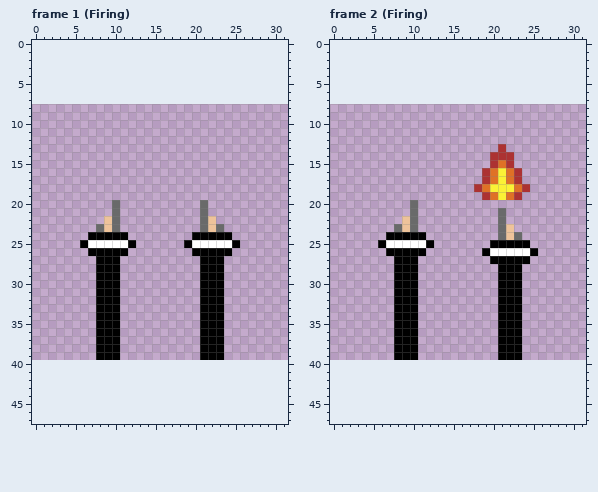
Edited in one commit: pixel-art file (images/gg_arms.ase). Above is the file before it was changed.
32x32 pixels, 5 frames. Shown: frame 1 (Firing), frame 2 (Firing). The old version is drawn lined up with the new one, on the new canvas. The commit also changed other frames, which this record leaves out.
After the commit:
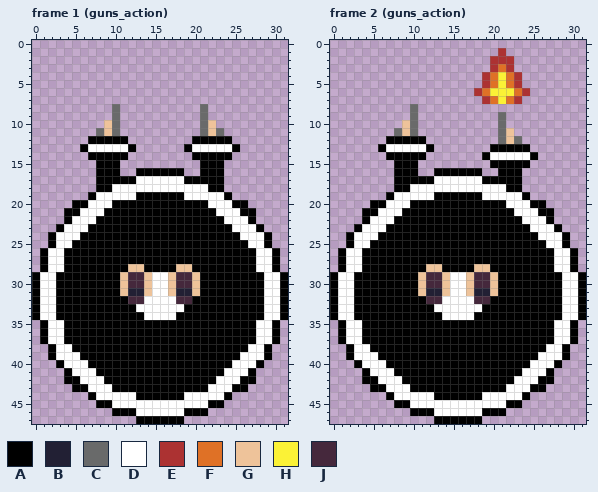
Palette (. is transparent): A #000000  B #222034  C #696a6a  D #ffffff  E #ac3232  F #df7126  G #eec39a  H #fbf236  J #45283c
The edit:
canvas 32x32 -> 32x48, the old top-left corner now at 0,8
--- frame 1 (guns_action)
@@ x 0..31 @@
  7 ................................
- 8 ................................
- 9 ................................
-10 ................................
-11 ................................
-12 ................................
-13 ................................
-14 ................................
-15 ................................
-16 ................................
-17 ................................
-18 ................................
-19 ................................
-20 ..........C..........C..........
-21 ..........C..........C..........
-22 .........GC..........CG.........
-23 ........CGC..........CGC........
-24 .......AAAAA........AAAAA.......
-25 ......ADDDDDA......ADDDDDA......
-26 .......AAAAA........AAAAA.......
-27 ........AAA..........AAA........
-28 ........AAA..........AAA........
-29 ........AAA..........AAA........
-30 ........AAA..........AAA........
-31 ........AAA..........AAA........
-32 ........AAA..........AAA........
-33 ........AAA..........AAA........
-34 ........AAA..........AAA........
-35 ........AAA..........AAA........
-36 ........AAA..........AAA........
-37 ........AAA..........AAA........
-38 ........AAA..........AAA........
-39 ........AAA..........AAA........
-40 ................................
-41 ................................
-42 ................................
-43 ................................
-44 ................................
-45 ................................
-46 ................................
-47 ................................
+ 8 ..........C..........C..........
+ 9 ..........C..........C..........
+10 .........GC..........CG.........
+11 ........CGC..........CGC........
+12 .......AAAAA........AAAAA.......
+13 ......ADDDDDA......ADDDDDA......
+14 .......AAAAA........AAAAA.......
+15 ........AAA..........AAA........
+16 ........AAA..AAAAAA..AAA........
+17 ........AAAAADDDDDDAAAAA........
+18 ........AADDDDDDDDDDDDAA........
+19 .......ADDDDDAAAAAADDDDDA.......
+20 .....AADDDAAAAAAAAAAAADDDAA.....
+21 ....AADDDAAAAAAAAAAAAAADDDAA....
+22 ....ADDDAAAAAAAAAAAAAAAADDDA....
+23 ...ADDDAAAAAAAAAAAAAAAAAADDDA...
+24 ..ADDDAAAAAAAAAAAAAAAAAAAADDDA..
+25 ..ADDAAAAAAAAAAAAAAAAAAAAAADDA..
+26 .ADDAAAAAAAAAAAAAAAAAAAAAAAADDA.
+27 .ADDAAAAAAAAAAAAAAAAAAAAAAAADDA.
+28 .ADDAAAAAAAAGGAAAAGGAAAAAAAADDA.
+29 ADDAAAAAAAAGJJGDDGJJGAAAAAAAADDA
+30 ADDAAAAAAAAGJJGDDGJJGAAAAAAAADDA
+31 ADDAAAAAAAAGBBGDDGBBGAAAAAAAADDA
+32 ADDAAAAAAAAAJJDDDDJJAAAAAAAAADDA
+33 ADDAAAAAAAAAADDDDDDAAAAAAAAAADDA
+34 ADDAAAAAAAAAAADDDDAAAAAAAAAAADDA
+35 .ADDAAAAAAAAAAAAAAAAAAAAAAAADDA.
+36 .ADDAAAAAAAAAAAAAAAAAAAAAAAADDA.
+37 .ADDAAAAAAAAAAAAAAAAAAAAAAAADDA.
+38 ..ADDAAAAAAAAAAAAAAAAAAAAAADDA..
+39 ..ADDDAAAAAAAAAAAAAAAAAAAADDDA..
+40 ...ADDDAAAAAAAAAAAAAAAAAADDDA...
+41 ....ADDDAAAAAAAAAAAAAAAADDDA....
+42 ....AADDDAAAAAAAAAAAAAADDDAA....
+43 .....AADDDAAAAAAAAAAAADDDAA.....
+44 .......ADDDDDAAAAAADDDDDA.......
+45 ........AADDDDDDDDDDDDAA........
+46 ..........AAADDDDDDAAA..........
+47 .............AAAAAA.............
--- frame 2 (guns_action)
@@ x 0..31 @@
  0 ................................
- 1 ................................
- 2 ................................
- 3 ................................
- 4 ................................
- 5 ................................
- 6 ................................
- 7 ................................
- 8 ................................
- 9 ................................
-10 ................................
-11 ................................
-12 ................................
-13 .....................E..........
-14 ....................EEE.........
-15 ....................EFE.........
-16 ...................EFHFE........
-17 ...................EFHFE........
-18 ..................EFHHHFE.......
-19 ...................EFHFE........
-20 ..........C.....................
-21 ..........C..........C..........
-22 .........GC..........C..........
-23 ........CGC..........CG.........
-24 .......AAAAA.........CGC........
-25 ......ADDDDDA.......AAAAA.......
-26 .......AAAAA.......ADDDDDA......
-27 ........AAA.........AAAAA.......
-28 ........AAA..........AAA........
-29 ........AAA..........AAA........
-30 ........AAA..........AAA........
-31 ........AAA..........AAA........
-32 ........AAA..........AAA........
-33 ........AAA..........AAA........
-34 ........AAA..........AAA........
-35 ........AAA..........AAA........
-36 ........AAA..........AAA........
-37 ........AAA..........AAA........
-38 ........AAA..........AAA........
-39 ........AAA..........AAA........
-40 ................................
-41 ................................
-42 ................................
-43 ................................
-44 ................................
-45 ................................
-46 ................................
-47 ................................
+ 1 .....................E..........
+ 2 ....................EEE.........
+ 3 ....................EFE.........
+ 4 ...................EFHFE........
+ 5 ...................EFHFE........
+ 6 ..................EFHHHFE.......
+ 7 ...................EFHFE........
+ 8 ..........C.....................
+ 9 ..........C..........C..........
+10 .........GC..........C..........
+11 ........CGC..........CG.........
+12 .......AAAAA.........CGC........
+13 ......ADDDDDA.......AAAAA.......
+14 .......AAAAA.......ADDDDDA......
+15 ........AAA.........AAAAA.......
+16 ........AAA..AAAAAA..AAA........
+17 ........AAAAADDDDDDAAAAA........
+18 ........AADDDDDDDDDDDDAA........
+19 .......ADDDDDAAAAAADDDDDA.......
+20 .....AADDDAAAAAAAAAAAADDDAA.....
+21 ....AADDDAAAAAAAAAAAAAADDDAA....
+22 ....ADDDAAAAAAAAAAAAAAAADDDA....
+23 ...ADDDAAAAAAAAAAAAAAAAAADDDA...
+24 ..ADDDAAAAAAAAAAAAAAAAAAAADDDA..
+25 ..ADDAAAAAAAAAAAAAAAAAAAAAADDA..
+26 .ADDAAAAAAAAAAAAAAAAAAAAAAAADDA.
+27 .ADDAAAAAAAAAAAAAAAAAAAAAAAADDA.
+28 .ADDAAAAAAAAGGAAAAGGAAAAAAAADDA.
+29 ADDAAAAAAAAGJJGDDGJJGAAAAAAAADDA
+30 ADDAAAAAAAAGJJGDDGJJGAAAAAAAADDA
+31 ADDAAAAAAAAGBBGDDGBBGAAAAAAAADDA
+32 ADDAAAAAAAAAJJDDDDJJAAAAAAAAADDA
+33 ADDAAAAAAAAAADDDDDDAAAAAAAAAADDA
+34 ADDAAAAAAAAAAADDDDAAAAAAAAAAADDA
+35 .ADDAAAAAAAAAAAAAAAAAAAAAAAADDA.
+36 .ADDAAAAAAAAAAAAAAAAAAAAAAAADDA.
+37 .ADDAAAAAAAAAAAAAAAAAAAAAAAADDA.
+38 ..ADDAAAAAAAAAAAAAAAAAAAAAADDA..
+39 ..ADDDAAAAAAAAAAAAAAAAAAAADDDA..
+40 ...ADDDAAAAAAAAAAAAAAAAAADDDA...
+41 ....ADDDAAAAAAAAAAAAAAAADDDA....
+42 ....AADDDAAAAAAAAAAAAAADDDAA....
+43 .....AADDDAAAAAAAAAAAADDDAA.....
+44 .......ADDDDDAAAAAADDDDDA.......
+45 ........AADDDDDDDDDDDDAA........
+46 ..........AAADDDDDDAAA..........
+47 .............AAAAAA.............
Where, in picture pixels (left, top, right, bottom), the same in both pictures:
changed: (32, 104, 288, 424)
changed: (330, 48, 586, 424)
